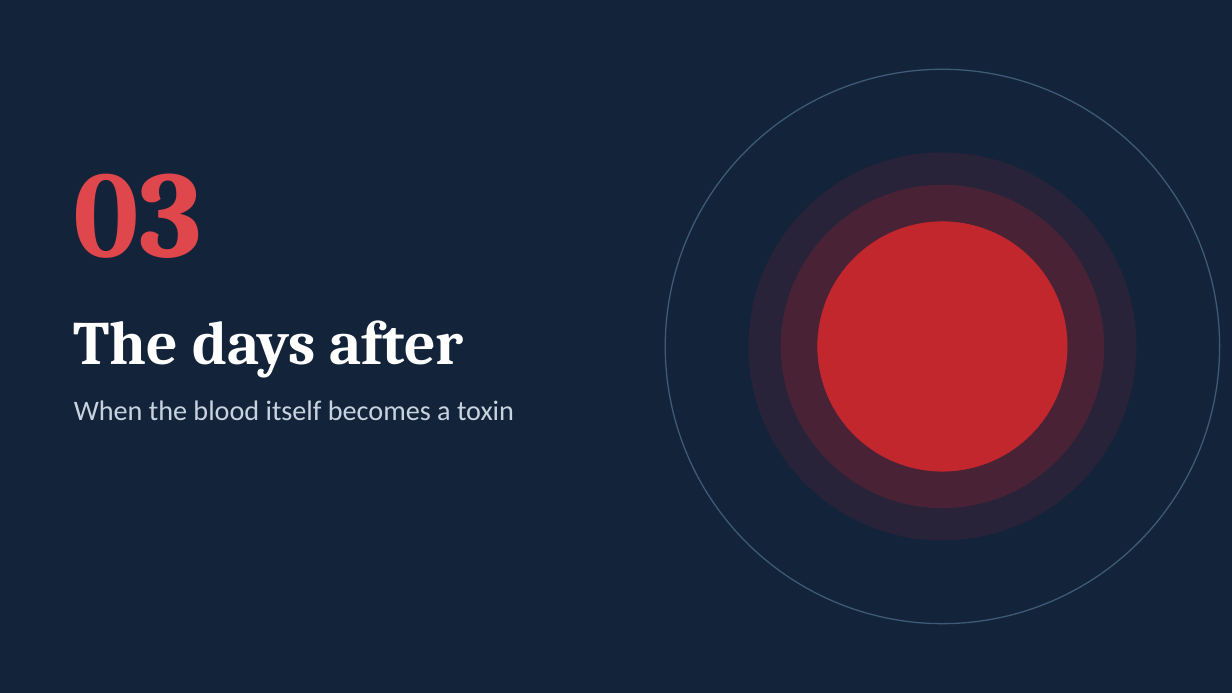
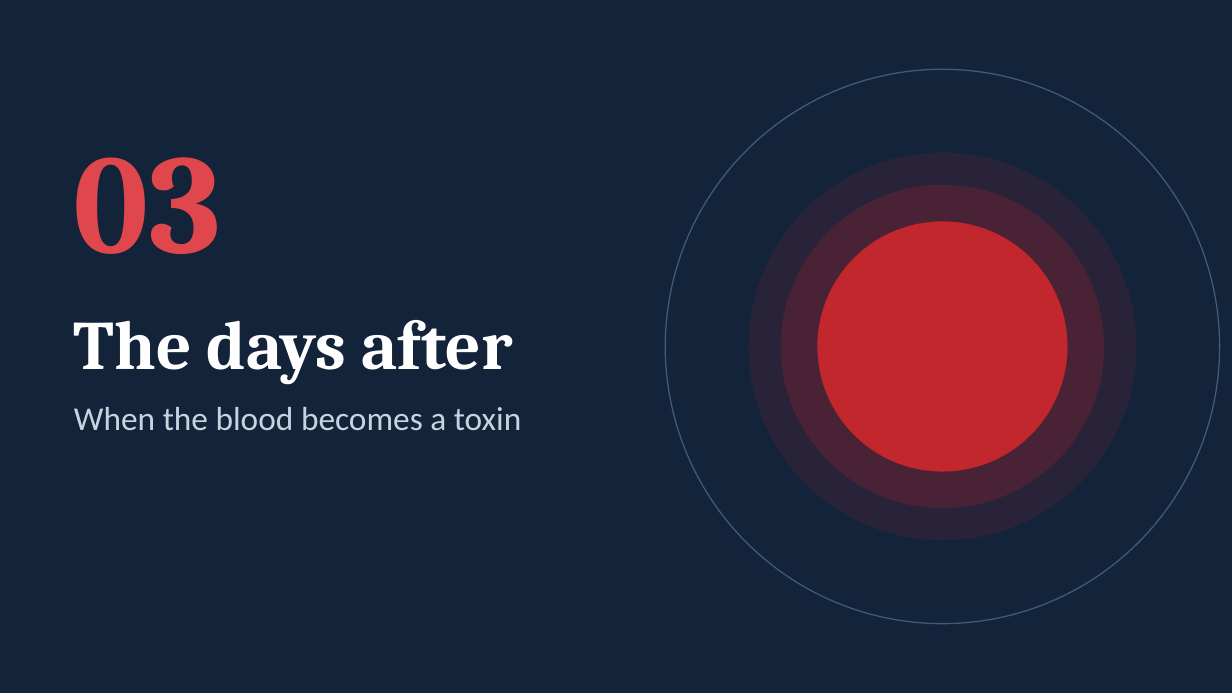
Before and after one commit to fredtom1/fred-Tom-, a slide deck: slide 20 of Chapter5_ICH_Pathophysiology.pptx (slide 16 before the commit). Drawn at 1232x693 pixels with LibreOffice and Linux fonts; fonts in the diff are those of the drawing. Boxes give left, top, right and bottom in pixels: in the first picture for what was removed or moved away, otherwise in the second. Text is boxed around its words. In the diff, an @@ line names an element or a change of style, - is before the commit and + after.

```diff
--- a/Chapter5_ICH_Pathophysiology.pptx
+++ b/Chapter5_ICH_Pathophysiology.pptx
@@ text "03": place and size @@
-text "03" at <box>74,173,202,258</box>
+text "03" at <box>74,157,221,254</box>
@@ text "03" at <box>74,157,221,254</box>: size 96 to 110 pt @@
@@ text "The days after" at <box>74,320,513,384</box>: size 48 to 54 pt @@
@@ text at <box>74,407,521,430</box>: text changed; size 22 to 26 pt @@
-When the blood itself becomes a toxin
+When the blood becomes a toxin
```
Also in this commit, not shown: 13 other slides changed, 17 slides added, 11 slides removed, 12 other files.
